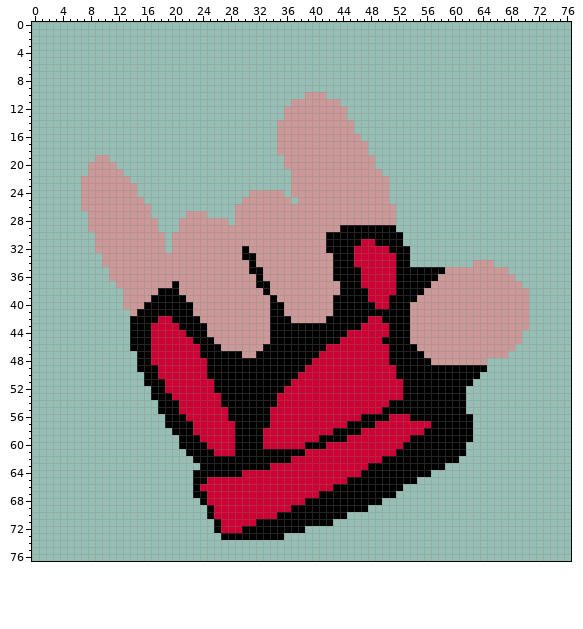
Two versions of one sprite sheet, assets/ultimateTTT/hand_rl.png. Above is the file before it was changed.
The file is 77x77 pixels.
After:
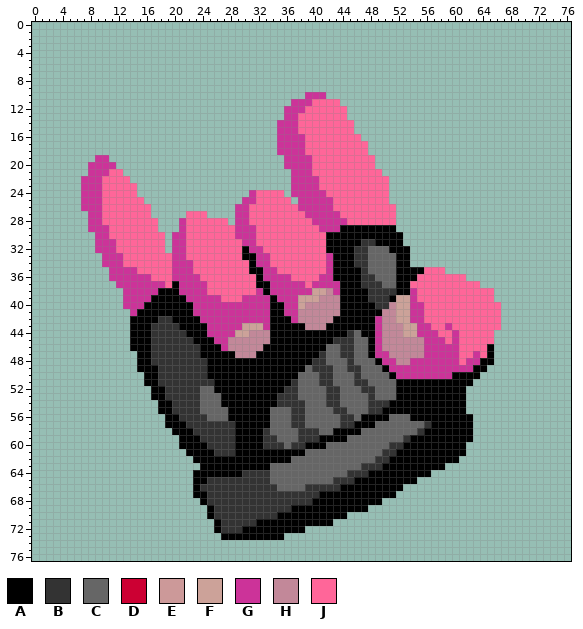
Palette (. is transparent): A #000000  B #333333  C #666666  D #cc0033  E #cc9999  F #cca299  G #cc3399  H #c28899  J #ff6699
The edit:
Changed rows in their new state; - is an unchanged pixel.
first column x 7:
10 --------------------------------GGG-----------------------------
11 ------------------------------GGGJJJJ---------------------------
12 -----------------------------GGGJJJJJJ--------------------------
13 -----------------------------GGJJJJJJJ--------------------------
14 ----------------------------GGGJJJJJJJJ-------------------------
15 ----------------------------GGGJJJJJJJJ-------------------------
16 ----------------------------GGGGJJJJJJJJ------------------------
17 ----------------------------GGGGJJJJJJJJJ-----------------------
18 ----------------------------GGGGJJJJJJJJJ-----------------------
19 --GG-------------------------GGGGJJJJJJJJJ----------------------
20 -GGGG------------------------GGGGJJJJJJJJJ----------------------
21 -GGGJJ------------------------GGGJJJJJJJJJJ---------------------
22 GGGJJJJ-----------------------GGGGJJJJJJJJJJ--------------------
23 GGGJJJJJ----------------------GGGGJJJJJJJJJJ--------------------
24 GGGJJJJJ----------------GJJJJ-GGGGGJJJJJJJJJ--------------------
25 GGGJJJJJJ--------------GGJJJJJ-GGGGGJJJJJJJJ--------------------
26 GGGJJJJJJJ------------GGJJJJJJJGGGGGJJJJJJJJJ-------------------
27 -GGJJJJJJJ-----JJJ----GGJJJJJJJJGGGGGJJJJJJJJ-------------------
28 -GGJJJJJJJJ---GJJJJJJ-GGJJJJJJJJJGGGGGJJJJJJJ-------------------
29 -GGGJJJJJJJ---GJJJJJJJGGGJJJJJJJJJGGG---------------------------
30 --GGJJJJJJJJ-GGJJJJJJJGGGJJJJJJJJJJ-----------------------------
31 --GGGJJJJJJJ-GGJJJJJJJJGGJJJJJJJJJJ-----BB----------------------
32 --GGGJJJJJJJ-GGJJJJJJJJ-GGJJJJJJJJJ----BBCCC--------------------
33 ---GGGJJJJJJJGGJJJJJJJJ--GGJJJJJJJJG---BBCCCC-------------------
34 ---GGGJJJJJJJGGGJJJJJJJJ-GGJJJJJJJJG---BBCCCC-----------...-----
35 ----GGGGJJJJJGGGJJJJJJJJ--GGJJJJJJJG----BCCCC----JJJ.........---
36 ----GGGGGGJJJGGGGJJJJJJJJ-GGGGJJJJGG----BBCCC---JJJJJJJ.......--
37 -----GGGGGGGJ-GGGGJJJJJJJ--GGGGGJGGGG---BBBCC--JJJJJJJJJJ......-
38 ------GGGGG---GGGGJJJJJJJG-GGGGGGFFHG----BBBB--GJJJJJJJJJJJ.....
39 ------GGGG-----GGGGGJJJGGGG-GGGFFFHHH----BBB-FFGJJJJJJJJJJJ.....
40 ------GGG-------GGGGGGGGGGG--GGFHHHHH-----BBHFFGGJJJJJJJJJJJ....
41 -------G--------GGGGGGGGGGG--GGHHHHHH------HHFFGGJJJJJJJJJJJ....
42 -----------BB----GGGGGGGGGG---GHHHHH-----AGHHFFGGJJJJJJJJJJJ....
43 ----------BBBB----GGGGGFFFG-----HHH-----AAGHHHFFGGJJGJJJJJJJ....
44 ----------BBBBB---GGGGFFHHH-----------BCAAGHHHFFGGGJJGJJJJJ....-
45 ----------BBBBBB---GGHHHHHH---------BBBCCAGHHHHHHGGGJGJJJJJ....-
46 ----------BBBBBBB---GHHHHH---------CCBBCCAGHHHHHHGGGGGJJJJA...--
47 ----------BBBBBBB-----HHH---------BCCBBCCAGGHHHHHGGGGGJJGJA..---
48 ----------BBBBBBBB---------------BBCCCBCCCAGGHHGGGGGGGJGGAA-----
49 -----------BBBBBBB--------------CBBBCCBBCCCAGGGGGGGGGGGG--------
50 -----------BBBBBBB-------------CCCBBCCCBCCCCAGGGGGGGG-----------
51 -----------BBBBBBBB-----------BCCCBBCCCBBCCCCA------------------
52 ------------BBBBBCC----------BBCCCCBBCCCBBCCCA------------------
53 ------------BBBBBCCC--------BBBCCCCBBCCCCBCCCA------------------
54 -------------BBBBCCC--------BBBBCCCBBCCCCBBB--------------------
55 -------------BBBBCCCC------CCCBBCCCCBBCCCBB---------------------
56 --------------BBBBCCC------CCCBBCCCCCBBC----CCC-----------------
57 ---------------BBBBBBB-----CCCBBCCCCCBB---CCCCCCCB--------------
58 ----------------BBBBBB----BCCCCBBBCC----CCCCCCCCB---------------
59 -----------------BBBBB----BBCCCBBB----CCCCCCCCB-----------------
60 ------------------BBBB----BBBCBB---CCCCCCCCCBB------------------
61 -------------------BBB----------CCCCCCCCCCCBB-------------------
62 ------------------------------CCCCCCCCCCCCBB--------------------
63 ---------------------------CCCCCCCCCCCCCBBB---------------------
64 -----------------------BBBBCCCCCCCCCCCBBB-----------------------
65 ------------------BBBBBBBBBCCCCCCCCCBBB-------------------------
66 -----------------BBBBBBBBBBBCCCCBBBBB---------------------------
67 ------------------BBBBBBBBBBBBBBBB------------------------------
68 ------------------BBBBBBBBBBBBBBB-------------------------------
69 -------------------BBBBBBBBBBB----------------------------------
70 -------------------BBBBBBBBB------------------------------------
71 --------------------BBBBB---------------------------------------
72 --------------------BBB-----------------------------------------
Changed places in both pictures, as pixel boxes (x1, y1, x2, y2):
changed: (81, 92, 529, 533)
